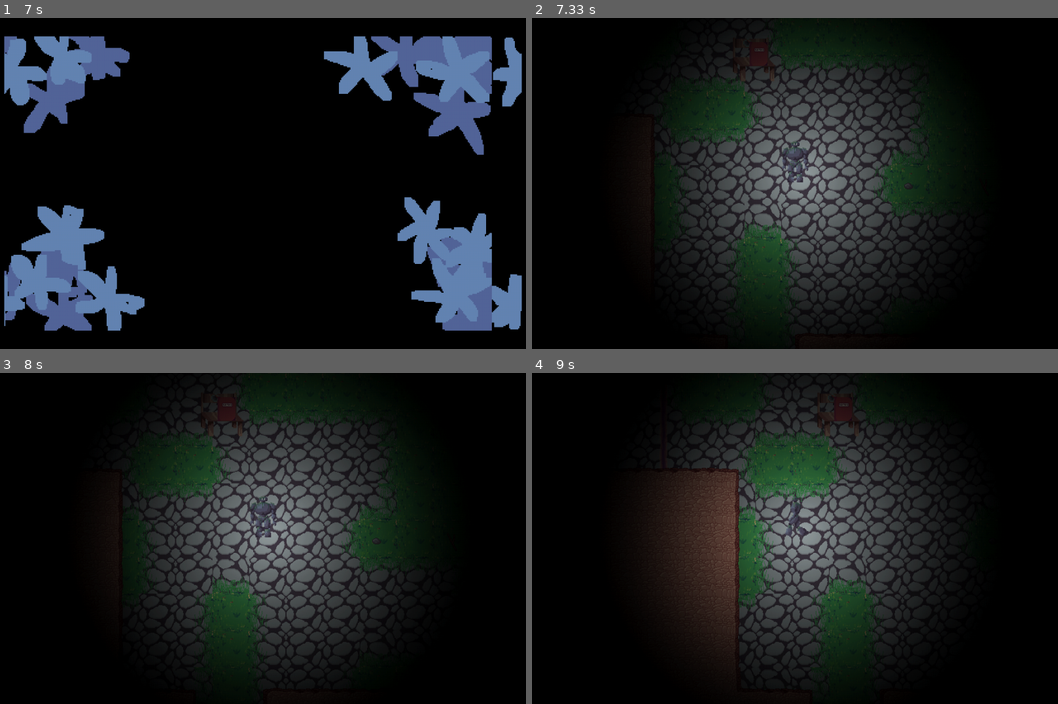
Above: before the commit, frames 1-4 (two rows, left to right).
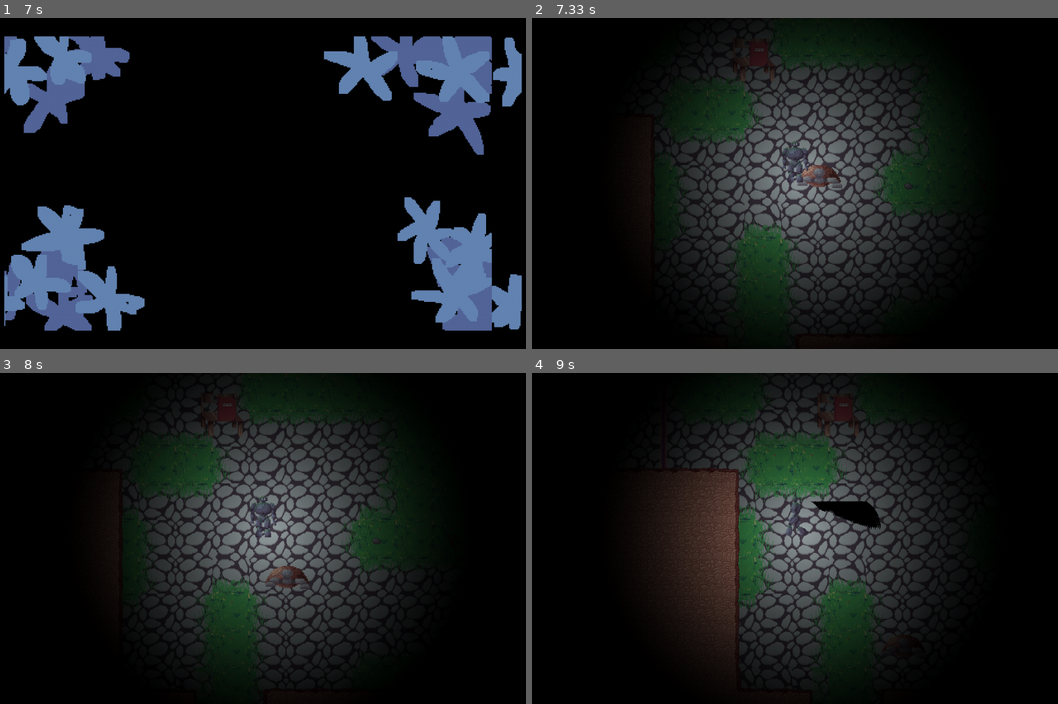
Above: after the commit, the same moments.

Repository: Trickli-bit/EF_Woche_Pygames
Game: pygame game, started from main.py
Two runs of this game, one before a commit and one after it. Both use one fixed random seed, a clock stepped at 60 frames per second and the inputs below.
Inputs:
- Up to frame 1 (7 s): no input
- Up to frame 2 (7.33 s): no input
- Up to frame 3 (8 s): no input
- Up to frame 4 (9 s): hold Space 8.13-8.6 s; hold Left 8.13-8.6 s; hold Left from 8.63 s (still down); tap Space at 8.7 s

Frame 1 is identical in both runs. In frame 2, 0.4% of the frame differs, in the area x 50-59%, y 44-52%; in frame 3, 0.3%; in frame 4, 0.6%, in the area x 52-67%, y 38-48%.

Commit message:
hittingAnimation

Diff:
--- a/Engine/Entity_Classes/animations.py
+++ b/Engine/Entity_Classes/animations.py
@@ -1,4 +1,5 @@
 import Engine.entities as entities
+import pygame
 
 class pick_up_animation(entities.Entity):
     def __init__(self, pos_x, pos_y, rect = entities.pygame.Rect(0,0,64,64), rect_attach = "center", scale = (64, 64),  …(199 unchanged characters)…
@@ -6,3 +7,7 @@
 
     def update(self, dx=0, dy=0, *args):
         return super().update(dx, dy, *args)
+
+class interact_animation(entities.Entity):
+    def __init__(self, pos_x, pos_y, rect = pygame.Rect(0, 0, 64, 64),rect_attach = "center", scale = (64, 64), source = r"InteractionAnimation.png", solid = False, is_spritesheet = True, fix=False, base_sprite=0, ani_frames_count=43, ani_animations={"interaction": [0,42, 1, False]}):
+        super().__init__(pos_x, pos_y, rect, rect_attach, scale, source, solid, is_spritesheet, fix, base_sprite, ani_frames_count, ani_animations)
--- a/Main/mapCSVInteractables.csv
+++ b/Main/mapCSVInteractables.csv
@@ -19,17 +19,17 @@
 3,3,0,0,0,0,0,0,0,0,0,0,0,0,0,0,0,0,0,0,3,3,3,3,3,3,3,3,0,0,0,3,0,0,0,0,0,0,0,0,0,0,0,0,0,0,0,0,0,0,0,0,0,0,3,0,0,0,3,0,0,0,3,0,0,0,0,0,0,0,0,0,3,3,0,0,0,0,0,0,0,0,3,0,0,0,0,0,0,0,3,0,0,0,0,0,3,0,0,0,3,3
 3,3,0,0,0,0,0,0,0,0,0,0,0,0,0,0,0,0,0,0,0,0,0,0,0,0,0,0,0,0,0,3,0,0,0,0,0,0,0,0,0,0,0,0,0,0,0,0,0,0,0,0,0,0,3,0,0,0,3,0,0,0,3,0,0,0,0,0,0,0,0,0,3,3,0,0,0,0,0,0,0,0,3,0,0,0,0,0,0,0,3,0,0,0,0,0,3,0,0,0,3,3
 3,3,0,0,0,0,0,0,0,0,0,0,0,0,0,0,0,0,0,0,0,0,0,0,0,0,0,0,0,0,0,3,0,0,0,0,0,0,0,0,0,0,0,0,0,0,0,0,0,0,0,0,0,0,7,0,0,0,3,0,0,0,3,0,0,0,0,0,0,0,0,0,3,3,0,0,0,0,0,0,0,0,3,0,0,0,3,0,0,0,3,0,0,0,0,0,3,0,0,0,3,3
-3,3,3,3,3,3,3,3,3,3,3,3,3,0,0,0,3,3,0,0,0,0,0,0,0,0,0,0,0,0,0,7,0,0,0,0,0,0,0,0,0,0,0,0,0,0,0,0,0,0,0,0,0,0,6,0,0,0,3,0,0,0,3,3,3,3,3,3,3,3,3,3,3,3,0,0,0,0,0,0,0,0,3,0,0,0,3,0,0,0,3,0,0,0,0,0,3,0,0,0,3,3
+3,3,3,3,3,3,3,3,3,3,3,3,3,0,0,0,3,3,0,0,0,0,0,0,0,0,0,0,0,0,0,7,0,0,0,0,0,21,0,0,22,0,0,0,23,0,0,0,24,0,0,0,0,0,6,0,0,0,3,0,0,0,3,3,3,3,3,3,3,3,3,3,3,3,0,0,0,0,0,0,0,0,3,0,0,0,3,0,0,0,3,0,0,0,0,0,3,0,0,0,3,3
 3,3,3,3,3,3,3,3,3,3,3,3,3,0,0,0,3,3,0,0,0,0,0,3,3,3,3,3,3,3,3,6,0,0,0,0,0,0,0,0,0,0,0,0,0,0,0,0,0,0,0,0,0,0,4,0,0,0,3,0,0,0,3,3,3,3,3,3,3,3,3,3,3,3,0,0,0,0,0,0,0,0,3,0,0,0,3,0,0,0,3,0,0,0,0,0,3,0,0,0,3,3
 3,3,0,0,0,0,0,0,0,0,0,0,3,0,0,0,3,3,0,0,0,0,0,0,0,0,0,0,0,0,4,0,0,0,0,0,0,0,0,0,0,0,0,0,0,0,0,0,0,0,0,0,0,0,4,0,0,0,3,0,0,0,3,3,0,0,0,0,0,0,0,0,0,0,0,0,0,0,0,0,0,0,3,0,0,0,3,0,0,0,3,0,0,0,3,3,3,0,0,0,3,3
 3,3,0,0,0,0,0,0,0,0,0,0,3,0,0,0,3,3,0,0,0,0,0,0,0,0,0,0,0,0,4,0,0,0,0,0,0,0,0,0,0,0,0,0,0,0,0,0,0,0,0,0,0,0,4,0,0,0,3,0,0,0,3,3,0,0,0,0,0,0,0,0,0,0,0,0,0,0,0,0,0,0,3,0,0,0,3,0,0,0,3,0,0,0,3,3,3,0,0,0,3,3
 3,3,0,0,0,0,0,0,0,0,0,0,3,0,0,0,3,3,0,0,0,0,0,0,0,0,0,0,0,0,4,0,0,0,0,0,0,0,0,0,0,0,0,0,0,0,0,0,0,0,0,0,0,0,4,0,0,0,3,0,0,0,0,0,0,0,0,0,0,0,0,0,0,0,0,0,0,0,0,0,0,0,3,0,0,0,3,0,0,0,0,0,0,0,3,3,3,0,0,0,3,3
 3,3,0,0,0,0,0,0,3,3,3,3,3,0,0,0,3,3,0,0,0,3,3,3,3,3,3,3,0,0,4,0,0,0,0,0,0,0,0,0,0,0,0,0,0,0,0,0,0,0,0,0,0,0,4,0,0,0,3,0,0,0,0,0,0,0,0,0,0,0,0,0,3,3,0,0,0,0,0,0,0,0,3,0,0,0,3,0,0,0,0,0,0,0,3,3,3,0,0,0,3,3
 3,3,0,0,0,3,3,3,3,3,3,3,3,0,0,0,3,3,0,0,0,0,0,0,0,0,0,3,0,0,4,0,0,0,0,0,0,0,0,0,0,0,0,0,0,0,0,0,0,0,0,0,0,0,4,0,0,0,3,0,0,0,0,0,0,0,0,0,0,0,0,0,3,3,0,0,0,0,0,0,0,0,3,0,0,0,3,0,0,0,0,0,0,0,3,3,3,0,0,0,3,3
-3,3,0,0,0,3,3,3,3,3,3,3,3,0,0,0,3,3,0,0,0,0,0,0,0,0,0,3,0,0,3,0,0,0,0,0,0,0,0,0,0,0,0,0,0,0,0,0,0,0,0,0,0,0,4,0,0,0,3,0,0,0,3,3,3,3,3,3,3,3,3,3,3,3,0,0,0,0,0,0,0,0,3,0,0,0,3,3,3,3,3,3,3,3,3,3,3,0,0,0,3,3
+3,3,0,0,0,3,3,3,3,3,3,3,3,0,0,0,3,3,0,0,0,0,0,0,0,0,0,3,0,0,3,0,0,0,0,0,105,0,0,0,0,0,0,0,0,0,0,0,0,0,0,0,0,0,4,0,0,0,3,0,0,0,3,3,3,3,3,3,3,3,3,3,3,3,0,0,0,0,0,0,0,0,3,0,0,0,3,3,3,3,3,3,3,3,3,3,3,0,0,0,3,3
 3,3,0,0,0,3,3,3,3,3,3,3,3,0,0,0,3,3,0,0,0,0,0,0,0,0,0,3,0,0,3,3,0,0,0,0,0,0,0,0,0,0,0,0,0,0,0,0,0,0,0,0,0,0,3,0,0,0,3,0,0,0,3,3,3,3,3,3,3,3,3,3,3,3,0,0,0,0,0,0,0,0,3,0,0,0,3,3,3,3,3,3,3,3,3,3,3,0,0,0,3,3
 3,3,0,0,0,3,3,3,3,3,3,3,3,0,0,0,3,3,3,3,3,3,3,3,0,0,0,3,3,3,3,3,0,0,0,0,0,0,0,0,0,0,0,0,0,0,0,0,0,0,0,0,0,0,3,0,0,0,3,0,0,0,0,0,0,0,3,3,0,0,0,0,0,3,0,0,0,0,0,0,0,0,3,0,0,0,0,0,0,0,0,0,0,3,3,3,3,0,0,0,3,3
-3,3,0,0,0,3,0,0,0,0,0,0,3,0,0,0,3,3,3,3,3,3,3,3,0,0,0,3,3,3,3,3,0,0,0,0,0,0,0,0,0,0,0,0,0,0,0,0,0,0,0,0,0,0,3,0,0,0,3,0,0,0,0,0,0,0,3,3,0,0,0,0,0,3,0,0,0,0,0,0,0,0,3,0,0,0,0,0,0,0,0,0,0,3,3,3,3,0,0,0,3,3
+3,3,0,0,0,3,0,0,0,0,0,0,3,0,0,0,3,3,3,3,3,3,3,3,0,0,0,3,3,3,3,3,0,0,0,0,0,0,0,0,0,0,11,0,0,0,0,0,0,0,0,0,0,0,3,0,0,0,3,0,0,0,0,0,0,0,3,3,0,0,0,0,0,3,0,0,0,0,0,0,0,0,3,0,0,0,0,0,0,0,0,0,0,3,3,3,3,0,0,0,3,3
 3,3,0,0,0,3,0,0,0,0,0,0,3,0,0,0,0,0,0,3,0,0,0,0,0,0,0,0,3,3,3,3,0,0,0,0,0,0,0,0,0,0,0,0,0,0,0,0,0,0,0,0,0,0,3,0,0,0,0,0,0,0,0,0,0,0,3,3,0,0,0,0,0,3,0,0,0,0,0,0,0,0,3,0,0,0,0,0,0,0,0,0,0,3,3,3,3,0,0,0,3,3
 3,3,0,0,0,3,0,0,0,0,0,0,3,0,0,0,0,0,0,3,0,0,0,0,0,0,0,0,3,3,3,3,0,0,0,0,0,0,0,0,0,0,0,0,0,0,0,0,0,0,0,0,0,0,3,0,0,0,0,0,0,0,0,0,3,3,3,3,3,3,0,0,0,3,3,3,3,3,3,3,3,3,3,3,3,3,3,3,3,3,0,0,0,3,3,3,3,0,0,0,3,3
 3,3,0,0,0,3,0,0,0,0,0,0,3,0,0,0,0,0,0,3,0,0,0,0,0,0,0,0,3,3,3,3,3,3,5,5,5,3,7,6,3,3,3,3,3,3,3,3,0,0,0,0,3,3,3,3,3,3,3,3,0,0,0,0,3,3,3,3,3,3,0,0,0,3,3,3,3,3,3,3,3,3,3,3,3,3,3,3,3,3,0,0,0,3,3,3,3,0,0,0,3,3
--- a/Player/player.py
+++ b/Player/player.py
@@ -4,6 +4,8 @@
 import Engine.Entity_Classes.interactable as interactable
 import Engine.Entity_Classes.npc as npc
 import Main.generation as generation
+import Engine.Entity_Classes.animations as animations
+import Main.events as events
 
 class Player(EntityMovable):
     def __init__(self, pos_x, pos_y, rect, rect_attach, scale, source, solid, is_spritesheet, fix = False, base_sprite=0, ani_frames_count=0, ani_animations=...):
@@ -33,7 +35,10 @@
         if keys[pygame.K_d] or keys[pygame.K_RIGHT]:
             self.dx += self.speed
         if keys[pygame.K_SPACE]:
+            self.interact = animations.interact_animation(self.rect.centerx, self.rect.centery)
+            events.checkAnimations(self.interact)
             self.attack()
+
 
         # Diagonalbewegung anpassen (optional, für gleichmäßige Geschwindigkeit)
         if self.dx != 0 and self.dy != 0:
--- a/main.py
+++ b/main.py
@@ -12,6 +12,7 @@
 import Engine.Entity_Classes.collectable as collectable
 import Main.sounds as sounds
 import Engine.Entity_Classes.npc as npc
+import Engine.Entity_Classes.animations as animations
 
 
 pygame.init()
@@ -39,6 +40,7 @@
 start_animation_counter = 0
 Turtle = npc.Turtle(2400, 1800, width_blocks=4, height_blocks=4)
 RecipeBook = collectable.RecipeBook(Axecrafter.pos_x+32, Axecrafter.pos_y+32)
+
 
 overlayGroup_2.add(vigniette, PoI)
 
@@ -111,7 +113,10 @@
         addable = events.addingAnimation()
         if addable is not None:
             animationGroup.add(addable)
-            addable.Animation.start_animation("pick_up")
+            if isinstance(addable, animations.pick_up_animation):
+                addable.Animation.start_animation("pick_up")
+            if isinstance(addable, animations.interact_animation):
+                addable.Animation.start_animation("interaction")
             events.animation_to_add = None
             addable = None
 
Renamed: pixilart-sprite (3).png -> InteractionAnimation.png
